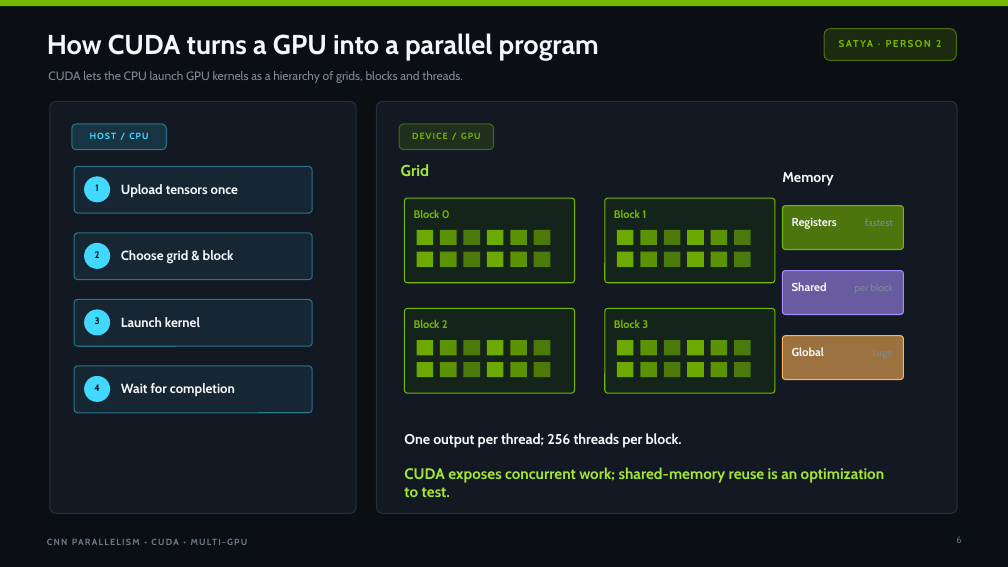
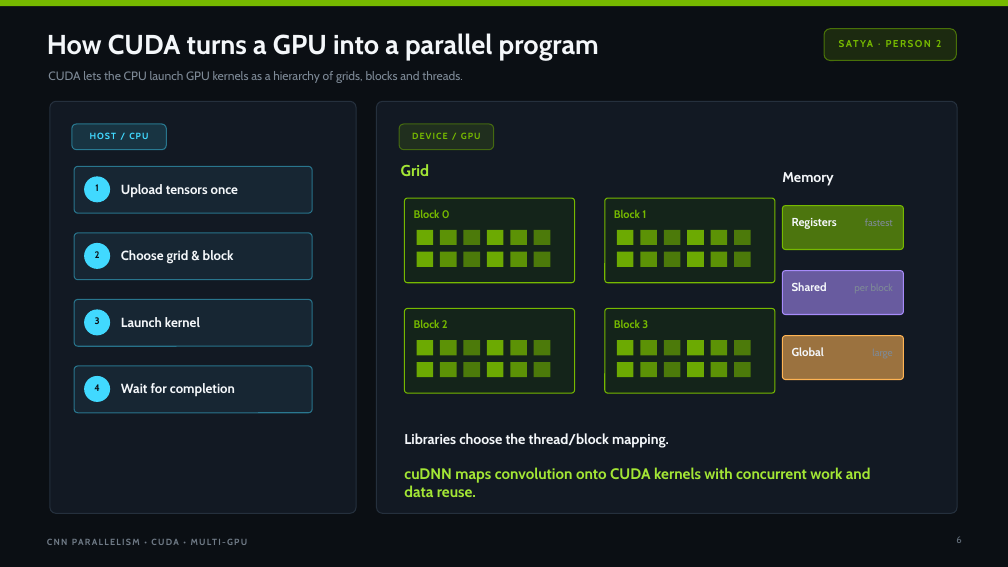
Before and after one commit to saltypal/CNN-CUDA-Case-Study, a slide deck: slide 6 of presentation/CNN_CUDA_Case_Study.pptx. Drawn at 1008x567 pixels with LibreOffice and Linux fonts; fonts in the diff are those of the drawing. Boxes give left, top, right and bottom in pixels: in the first picture for what was removed or moved away, otherwise in the second. Text is boxed around its words. In the diff, an @@ line names an element or a change of style, - is before the commit and + after.

```diff
--- a/presentation/CNN_CUDA_Case_Study.pptx
+++ b/presentation/CNN_CUDA_Case_Study.pptx
@@ text at (x1=404, y1=433, x2=669, y2=448): text changed @@
-One output per thread; 256 threads per block.
+Libraries choose the thread/block mapping.
@@ text at (x1=404, y1=467, x2=871, y2=497): text changed @@
-CUDA exposes concurrent work; shared-memory reuse is an optimization to test.
+cuDNN maps convolution onto CUDA kernels with concurrent work and data reuse.
```
Also in this commit, not shown: 10 other slides changed, 51 other files.
